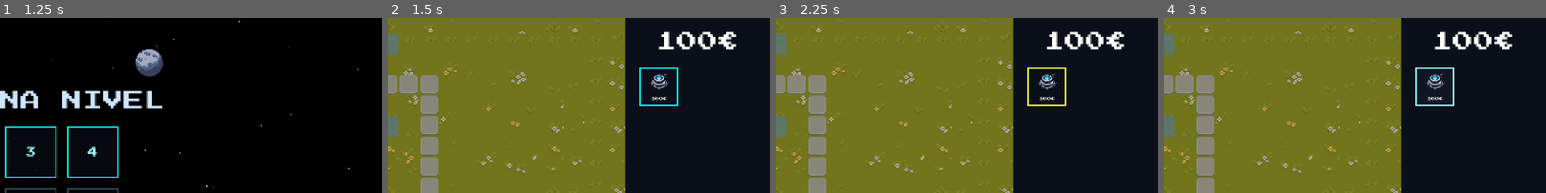
Above: before the commit, frames 1-4 (left to right).
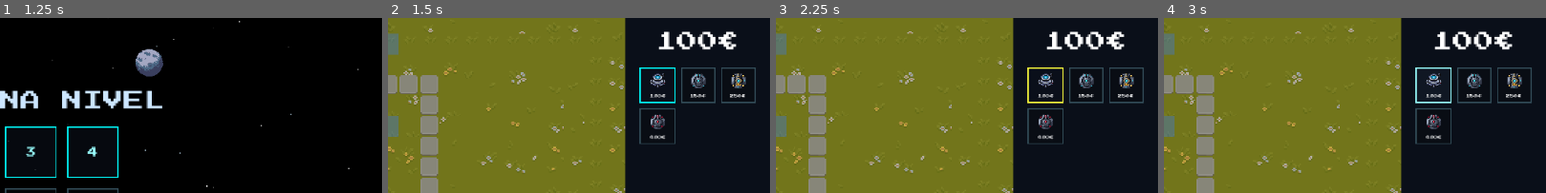
Above: after the commit, the same moments.

Repository: D4MC04/proyecto_dam2b
Game: Godot game, scene res://scenes/MainMenu.tscn
Same seed, same stepped clock (60 frames per second), same inputs: the game is played once before the commit and once after it.
Inputs (mouse positions are % of the whole screen's width and height, from its top left):
- Up to frame 1 (1.25 s): click "Jugar" at 0.5 s
- Up to frame 2 (1.5 s): click "1" at 1.25 s
- Up to frame 3 (2.25 s): click (85, 21) at 2 s
- Up to frame 4 (3 s): click (85, 21) at 2.75 s
The pictures show only the part of the screen within x 50-100%, y 1-51%; the shares and areas given below are measured in that part.

Frame 1 is identical in both runs. In frame 2, 2.4% of the frame differs, in the area x 65-97%, y 28-73%; in frame 3, 2.4%; in frame 4, 2.4%.

Commit message:
Añade 3 torretas nuevas
Co-Authored-By: Claude Opus 5.5 <noreply@anthropic.com>

Diff:
--- /dev/null
+++ b/resources/bullet_data/laser_bolt.tres
@@ -0,0 +1,13 @@
+[gd_resource type="Resource" script_class="BulletData" format=3]
+
+[ext_resource type="Shape2D" uid="uid://bgj2ljgku54hx" path="res://resources/collision_shapes/red_bullet.tres" id="1"]
+[ext_resource type="Script" uid="uid://dufu06mgtfw20" path="res://scripts/models/BulletData.gd" id="2"]
+[ext_resource type="SpriteFrames" path="res://resources/sprite_frames/laser_bolt.tres" id="3"]
+
+[resource]
+script = ExtResource("2")
+damage = 12.0
+speed = 400.0
+sprite_frames = ExtResource("3")
+collision_shape = ExtResource("1")
+metadata/_custom_type_script = "uid://dufu06mgtfw20"
--- /dev/null
+++ b/resources/bullet_data/turret2_bullet.tres
@@ -0,0 +1,13 @@
+[gd_resource type="Resource" script_class="BulletData" format=3]
+
+[ext_resource type="Shape2D" uid="uid://bgj2ljgku54hx" path="res://resources/collision_shapes/red_bullet.tres" id="1"]
+[ext_resource type="Script" uid="uid://dufu06mgtfw20" path="res://scripts/models/BulletData.gd" id="2"]
+[ext_resource type="SpriteFrames" path="res://resources/sprite_frames/red_bullet.tres" id="3"]
+
+[resource]
+script = ExtResource("2")
+damage = 30.0
+speed = 200.0
+sprite_frames = ExtResource("3")
+collision_shape = ExtResource("1")
+metadata/_custom_type_script = "uid://dufu06mgtfw20"
--- /dev/null
+++ b/resources/bullet_data/turret_bullet.tres
@@ -0,0 +1,13 @@
+[gd_resource type="Resource" script_class="BulletData" format=3]
+
+[ext_resource type="Shape2D" uid="uid://bgj2ljgku54hx" path="res://resources/collision_shapes/red_bullet.tres" id="1"]
+[ext_resource type="Script" uid="uid://dufu06mgtfw20" path="res://scripts/models/BulletData.gd" id="2"]
+[ext_resource type="SpriteFrames" path="res://resources/sprite_frames/red_bullet.tres" id="3"]
+
+[resource]
+script = ExtResource("2")
+damage = 4.0
+speed = 300.0
+sprite_frames = ExtResource("3")
+collision_shape = ExtResource("1")
+metadata/_custom_type_script = "uid://dufu06mgtfw20"
--- /dev/null
+++ b/resources/collision_shapes/laser.tres
@@ -0,0 +1,4 @@
+[gd_resource type="CircleShape2D" format=3]
+
+[resource]
+radius = 112.0
--- /dev/null
+++ b/resources/collision_shapes/turret.tres
@@ -0,0 +1,4 @@
+[gd_resource type="CircleShape2D" format=3]
+
+[resource]
+radius = 56.0
--- /dev/null
+++ b/resources/collision_shapes/turret2.tres
@@ -0,0 +1,4 @@
+[gd_resource type="CircleShape2D" format=3]
+
+[resource]
+radius = 88.0
--- /dev/null
+++ b/resources/sprite_frames/laser.tres
@@ -0,0 +1,18 @@
+[gd_resource type="SpriteFrames" format=3]
+
+[ext_resource type="Texture2D" path="res://assets/sprites/towers/laser/laser_full_up.png" id="1"]
+
+[sub_resource type="AtlasTexture" id="AtlasTexture_0"]
+atlas = ExtResource("1")
+region = Rect2(0, 0, 32, 32)
+
+[resource]
+animations = [{
+"frames": [{
+"duration": 1.0,
+"texture": SubResource("AtlasTexture_0")
+}],
+"loop": 1,
+"name": &"default",
+"speed": 5.0
+}]
--- /dev/null
+++ b/resources/sprite_frames/laser_bolt.tres
@@ -0,0 +1,32 @@
+[gd_resource type="SpriteFrames" format=3]
+
+[ext_resource type="Texture2D" path="res://assets/sprites/towers/laser/laser_bolt_right_sheet.png" id="1"]
+
+[sub_resource type="AtlasTexture" id="AtlasTexture_0"]
+atlas = ExtResource("1")
+region = Rect2(0, 0, 16, 6)
+
+[sub_resource type="AtlasTexture" id="AtlasTexture_1"]
+atlas = ExtResource("1")
+region = Rect2(16, 0, 16, 6)
+
+[sub_resource type="AtlasTexture" id="AtlasTexture_2"]
+atlas = ExtResource("1")
+region = Rect2(32, 0, 16, 6)
+
+[resource]
+animations = [{
+"frames": [{
+"duration": 1.0,
+"texture": SubResource("AtlasTexture_0")
+}, {
+"duration": 1.0,
+"texture": SubResource("AtlasTexture_1")
+}, {
+"duration": 1.0,
+"texture": SubResource("AtlasTexture_2")
+}],
+"loop": 1,
+"name": &"default",
+"speed": 12.0
+}]
--- /dev/null
+++ b/resources/sprite_frames/turret.tres
@@ -0,0 +1,18 @@
+[gd_resource type="SpriteFrames" format=3]
+
+[ext_resource type="Texture2D" path="res://assets/sprites/towers/turret/turret_full.png" id="1"]
+
+[sub_resource type="AtlasTexture" id="AtlasTexture_0"]
+atlas = ExtResource("1")
+region = Rect2(0, 0, 32, 32)
+
+[resource]
+animations = [{
+"frames": [{
+"duration": 1.0,
+"texture": SubResource("AtlasTexture_0")
+}],
+"loop": 1,
+"name": &"default",
+"speed": 5.0
+}]
--- /dev/null
+++ b/resources/sprite_frames/turret2.tres
@@ -0,0 +1,18 @@
+[gd_resource type="SpriteFrames" format=3]
+
+[ext_resource type="Texture2D" path="res://assets/sprites/towers/turret2/turret2_full.png" id="1"]
+
+[sub_resource type="AtlasTexture" id="AtlasTexture_0"]
+atlas = ExtResource("1")
+region = Rect2(0, 0, 32, 32)
+
+[resource]
+animations = [{
+"frames": [{
+"duration": 1.0,
+"texture": SubResource("AtlasTexture_0")
+}],
+"loop": 1,
+"name": &"default",
+"speed": 5.0
+}]
--- /dev/null
+++ b/resources/tower_data/laser.tres
@@ -0,0 +1,18 @@
+[gd_resource type="Resource" script_class="TowerData" format=3]
+
+[ext_resource type="Script" uid="uid://dmo7ci57slbqu" path="res://scripts/models/TowerData.gd" id="1"]
+[ext_resource type="Shape2D" path="res://resources/collision_shapes/laser.tres" id="2"]
+[ext_resource type="Resource" path="res://resources/bullet_data/laser_bolt.tres" id="3"]
+[ext_resource type="Texture2D" path="res://assets/sprites/towers/laser/laser_full_up.png" id="4"]
+[ext_resource type="SpriteFrames" path="res://resources/sprite_frames/laser.tres" id="5"]
+
+[resource]
+script = ExtResource("1")
+name = "Láser"
+cost = 400
+attack_cooldown = 0.4
+icon = ExtResource("4")
+sprite_frames = ExtResource("5")
+attack_range = ExtResource("2")
+bullet_data = ExtResource("3")
+metadata/_custom_type_script = "uid://dmo7ci57slbqu"
--- /dev/null
+++ b/resources/tower_data/turret.tres
@@ -0,0 +1,18 @@
+[gd_resource type="Resource" script_class="TowerData" format=3]
+
+[ext_resource type="Script" uid="uid://dmo7ci57slbqu" path="res://scripts/models/TowerData.gd" id="1"]
+[ext_resource type="Shape2D" path="res://resources/collision_shapes/turret.tres" id="2"]
+[ext_resource type="Resource" path="res://resources/bullet_data/turret_bullet.tres" id="3"]
+[ext_resource type="Texture2D" path="res://assets/sprites/towers/turret/turret_full.png" id="4"]
+[ext_resource type="SpriteFrames" path="res://resources/sprite_frames/turret.tres" id="5"]
+
+[resource]
+script = ExtResource("1")
+name = "Cañón doble"
+cost = 150
+attack_cooldown = 0.25
+icon = ExtResource("4")
+sprite_frames = ExtResource("5")
+attack_range = ExtResource("2")
+bullet_data = ExtResource("3")
+metadata/_custom_type_script = "uid://dmo7ci57slbqu"
--- /dev/null
+++ b/resources/tower_data/turret2.tres
@@ -0,0 +1,18 @@
+[gd_resource type="Resource" script_class="TowerData" format=3]
+
+[ext_resource type="Script" uid="uid://dmo7ci57slbqu" path="res://scripts/models/TowerData.gd" id="1"]
+[ext_resource type="Shape2D" path="res://resources/collision_shapes/turret2.tres" id="2"]
+[ext_resource type="Resource" path="res://resources/bullet_data/turret2_bullet.tres" id="3"]
+[ext_resource type="Texture2D" path="res://assets/sprites/towers/turret2/turret2_full.png" id="4"]
+[ext_resource type="SpriteFrames" path="res://resources/sprite_frames/turret2.tres" id="5"]
+
+[resource]
+script = ExtResource("1")
+name = "Cañón pesado"
+cost = 250
+attack_cooldown = 1.5
+icon = ExtResource("4")
+sprite_frames = ExtResource("5")
+attack_range = ExtResource("2")
+bullet_data = ExtResource("3")
+metadata/_custom_type_script = "uid://dmo7ci57slbqu"
--- a/scenes/GameState.tscn
+++ b/scenes/GameState.tscn
@@ -3,8 +3,11 @@
 [ext_resource type="Script" uid="uid://6uasy1h7h8ho" path="res://scripts/GameState.gd" id="1_si82d"]
 [ext_resource type="Script" uid="uid://dmo7ci57slbqu" path="res://scripts/models/TowerData.gd" id="2_ppnic"]
 [ext_resource type="Resource" uid="uid://csjdl3uuc2nem" path="res://resources/tower_data/tower.tres" id="3_an17e"]
+[ext_resource type="Resource" path="res://resources/tower_data/turret.tres" id="4_turret"]
+[ext_resource type="Resource" path="res://resources/tower_data/turret2.tres" id="5_turret2"]
+[ext_resource type="Resource" path="res://resources/tower_data/laser.tres" id="6_laser"]
 
 [node name="GameState" type="Node" unique_id=336094220]
 script = ExtResource("1_si82d")
-available_towers = Array[ExtResource("2_ppnic")]([ExtResource("3_an17e")])
+available_towers = Array[ExtResource("2_ppnic")]([ExtResource("3_an17e"), ExtResource("4_turret"), ExtResource("5_turret2"), ExtResource("6_laser")])
 money = 100
Binary file added: assets/sprites/towers/laser/laser_base.png
Not shown, added: assets/sprites/towers/laser/laser_base.png.import
Binary file added: assets/sprites/towers/laser/laser_beam_sheet.png
Not shown, added: assets/sprites/towers/laser/laser_beam_sheet.png.import
Binary file added: assets/sprites/towers/laser/laser_bolt_right_sheet.png
Not shown, added: assets/sprites/towers/laser/laser_bolt_right_sheet.png.import
Binary file added: assets/sprites/towers/laser/laser_bolt_sheet.png
Not shown, added: assets/sprites/towers/laser/laser_bolt_sheet.png.import
Binary file added: assets/sprites/towers/laser/laser_cannon.png
Not shown, added: assets/sprites/towers/laser/laser_cannon.png.import
Binary file added: assets/sprites/towers/laser/laser_flash_sheet.png
Not shown, added: assets/sprites/towers/laser/laser_flash_sheet.png.import
(and 16 more such lines)
